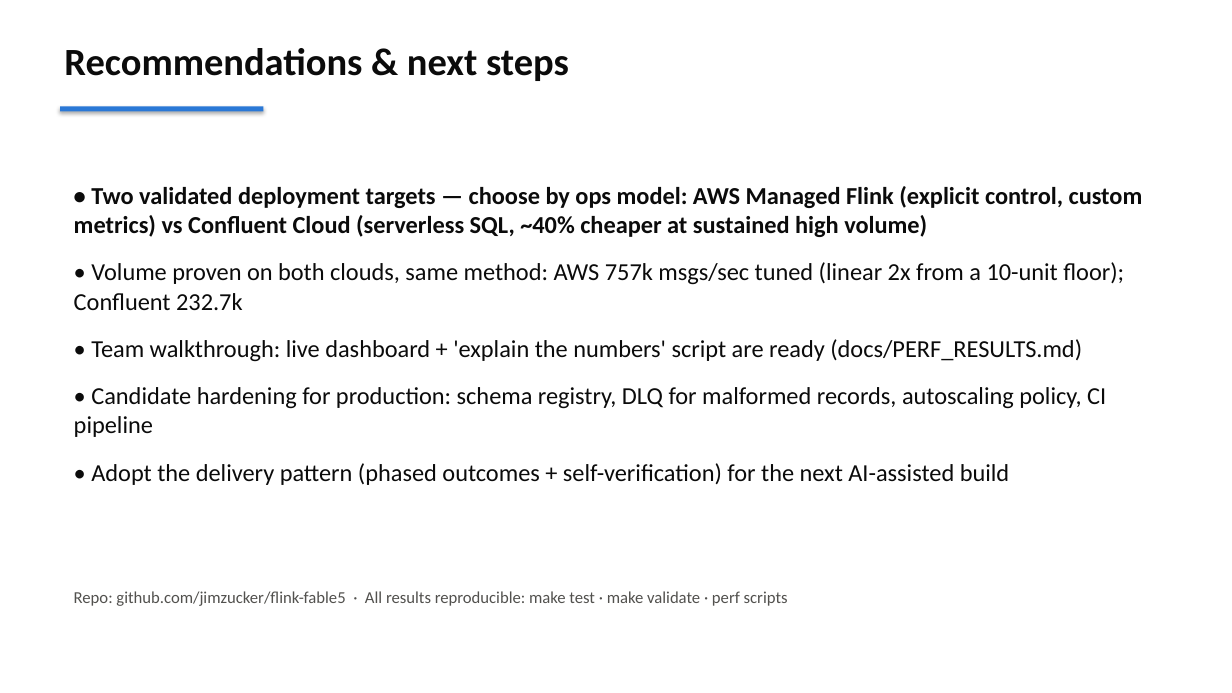
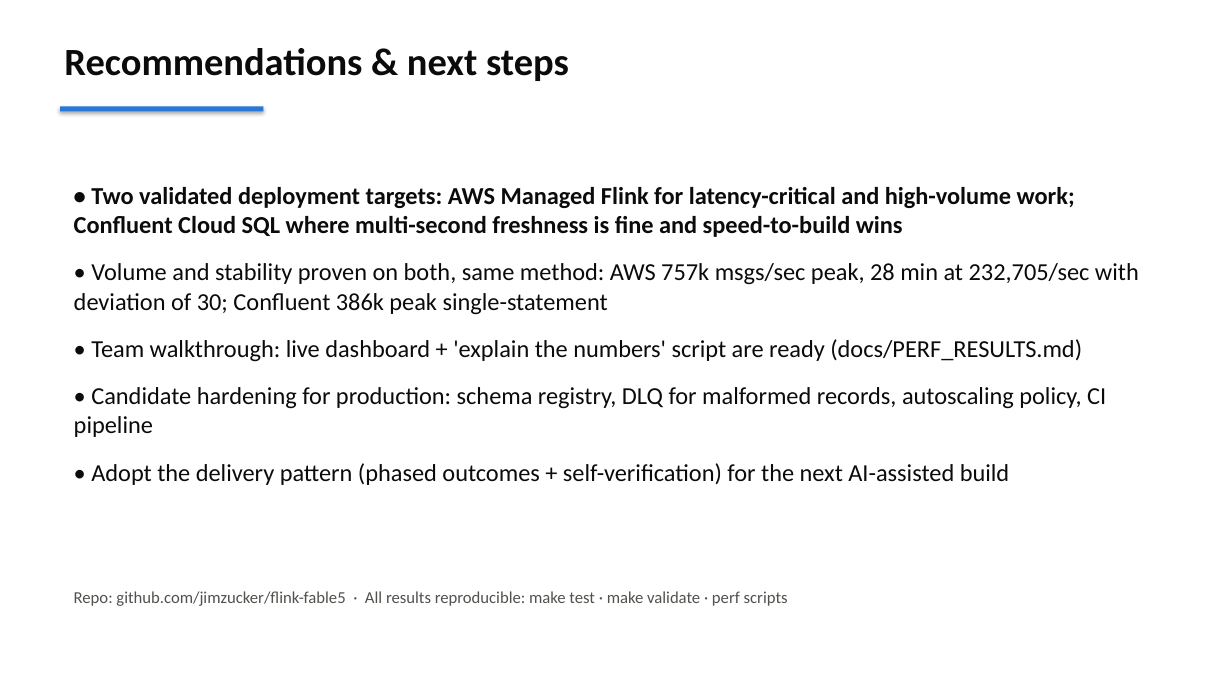
Before and after one commit to jimzucker/flink-fable5, a slide deck: slide 12 of docs/flink-demo-exec-briefing.pptx. Drawn at 1232x693 pixels with LibreOffice and Linux fonts; fonts in the diff are those of the drawing. Boxes give left, top, right and bottom in pixels: in the first picture for what was removed or moved away, otherwise in the second. Text is boxed around its words. In the diff, an @@ line names an element or a change of style, - is before the commit and + after.

```diff
--- a/docs/flink-demo-exec-briefing.pptx
+++ b/docs/flink-demo-exec-briefing.pptx
@@ text at [74,187,1139,315]: text changed @@
-• Two validated deployment targets — choose by ops model: AWS Managed Flink (explicit control, custom metrics) vs Confluent Cloud (serverless SQL, ~40% cheaper at sustained high volume)
-• Volume proven on both clouds, same method: AWS 757k msgs/sec tuned (linear 2x from a 10-unit floor); Confluent 232.7k
+• Two validated deployment targets: AWS Managed Flink for latency-critical and high-volume work; Confluent Cloud SQL where multi-second freshness is fine and speed-to-build wins
+• Volume and stability proven on both, same method: AWS 757k msgs/sec peak, 28 min at 232,705/sec with deviation of 30; Confluent 386k peak single-statement
```
Also in this commit, not shown: 1 other slide changed, 9 other files.
